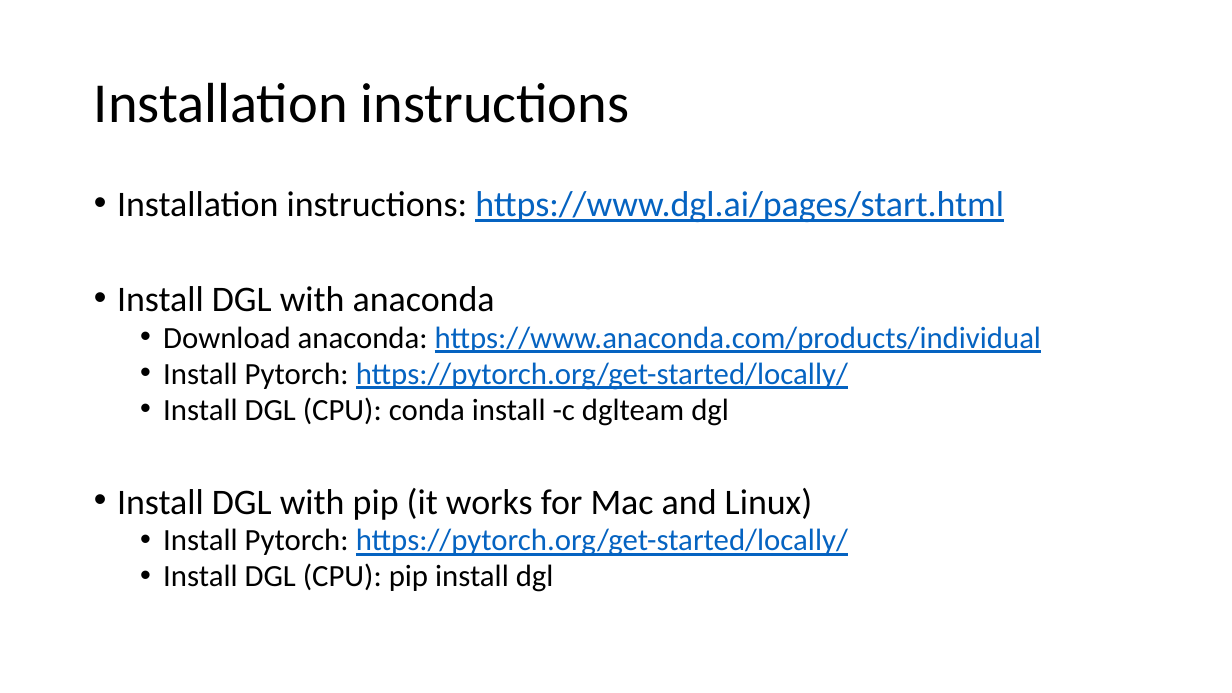
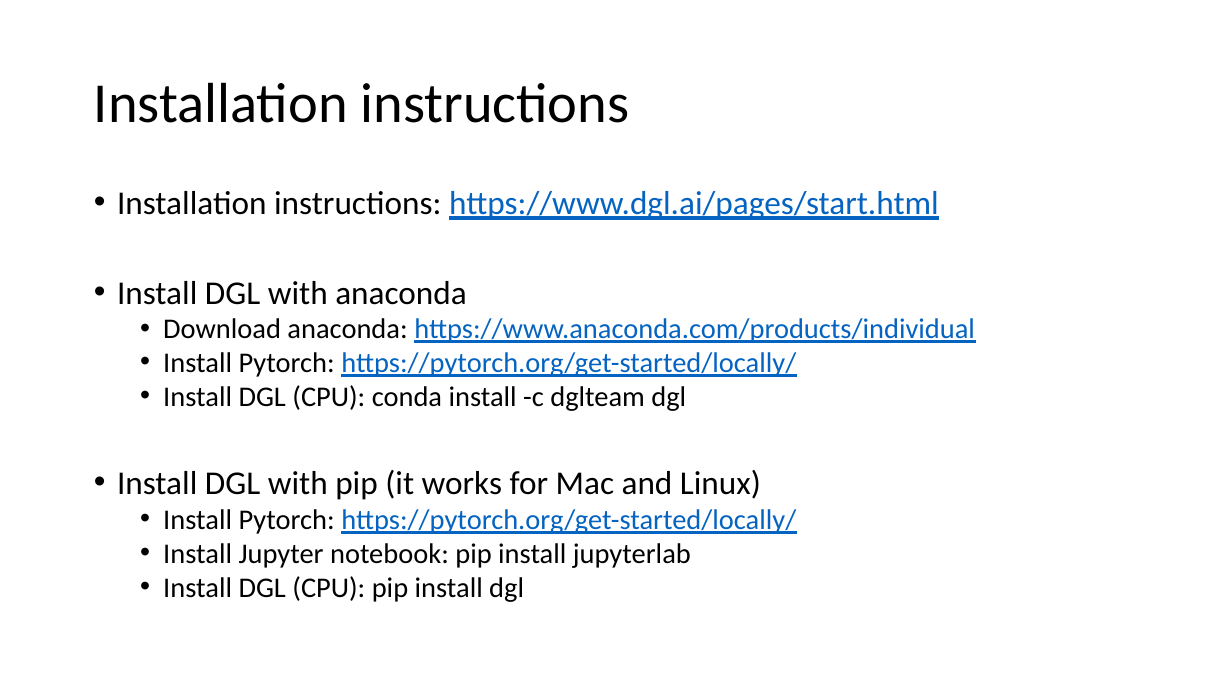
Before and after one commit to dglai/dgl_winter_school, a slide deck: slide 2 of 2-dgl101/dgl101.pptx. Drawn at 1232x693 pixels with LibreOffice and Linux fonts; fonts in the diff are those of the drawing. Boxes give left, top, right and bottom in pixels: in the first picture for what was removed or moved away, otherwise in the second. Text is boxed around its words. In the diff, an @@ line names an element or a change of style, - is before the commit and + after.

Commit message:
update.

```diff
--- a/2-dgl101/dgl101.pptx
+++ b/2-dgl101/dgl101.pptx
@@ text at <box>117,191,975,602</box>: size 28 to 25.9 pt in "Installation instructions: https://www.dgl.ai/pages/start.ht ...", "Install DGL with anaconda", "Install DGL with pip (it works for ..."; size 24 to 22.2 pt in "Download anaconda: https://www.anaconda.com/products/individ ...", "Install Pytorch: https://pytorch.org/get-started/locally/", "Install DGL (CPU): conda install -c dglteam ...", "Install Pytorch: https://pytorch.org/get-started/locally/" and 1 more places @@
@@ text at <box>163,543,691,568</box>: paragraph added @@
+  • Install Jupyter notebook: pip install jupyterlab
```
